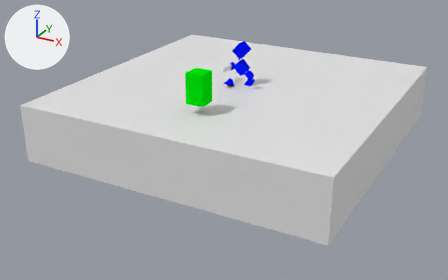
The Blender file Unity/Assets/Personagem/Abejide/Abejide.blend: old version first, new version second.
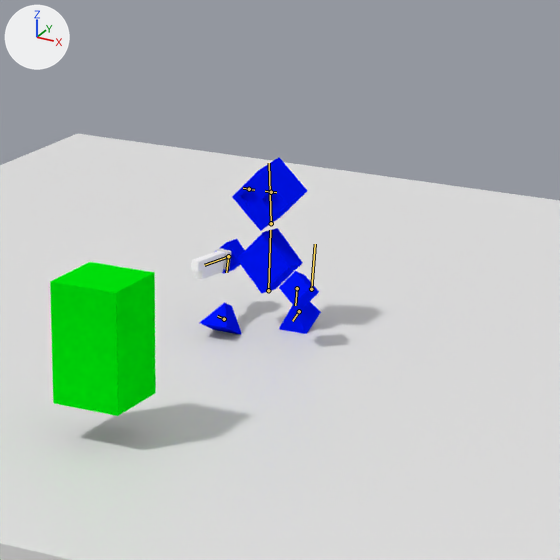
Each version is shown whole from a 50 mm camera at (18.68, -36.42, 14.13) aimed at (-0.37, -1.77, -3.19), then close up on the part from 38% to 71% of the width and 0% to 52% of the height. Arrows for +X, +Y and +Z are at upper left; the lights stay in place. Both versions are drawn at frame 205 of the action 'Sieg_Movendo'; the numbers are the values there. The bones that bend it are drawn over the model as lines in the close-ups.

Names of what the first close-up shows: 'Corpo', 'Inimigo', 'Khopesh', 'Plane'.
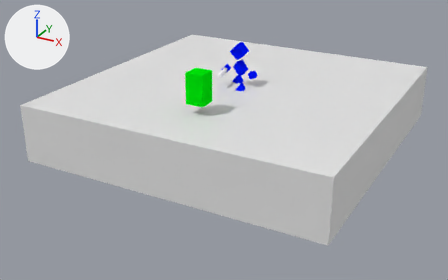
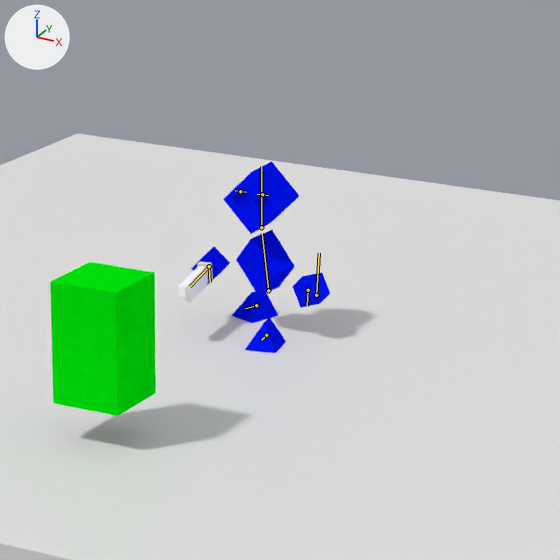
Changed parts and their boxes (x1, y1, x2, y2) in the close-ups (560 x 560 px):
'Corpo', posed (15% wider, 8% taller): before (200, 157, 321, 335); after (191, 161, 330, 353)
'Khopesh', posed: before (191, 248, 231, 280); after (178, 262, 213, 303)
bone 'Bone', root to tip: before (268, 290) to (270, 230); after (268, 290) to (262, 233)
bone 'Bone.002', root to tip: before (271, 223) to (269, 163); after (261, 227) to (261, 166)
bone 'Bone.003', root to tip: before (297, 288) to (295, 305); after (308, 290) to (307, 306)
bone 'Bone.008', root to tip: before (228, 256) to (226, 272); after (209, 266) to (210, 282)
bone 'Bone.001', root to tip: before (299, 311) to (292, 321); after (266, 335) to (261, 340)
bone 'Bone.011', root to tip: before (224, 319) to (217, 316); after (256, 305) to (245, 308)

The edits, one by one:
Bone 'Bone' (bone_bone) turns from (-5, -5, 2) to (9, -25, -1) degrees about its own x, y and z.
Bone 'Bone.002' (bone_bone_002) turns from (9, 5, -1) to (-9, 25, -4) degrees about its own x, y and z.
Bone 'Bone.003' (bone_bone_003) moves from (-0.424, 0.066, -0.002) to (0.164, 0.152, 0.088).
Bone 'Bone.003' (bone_bone_003) turns from (-8, -4, 21) to (3, 5, 9) degrees about its own x, y and z.
Bone 'Bone.008' (bone_bone_008) moves from (0.182, -0.037, 0.055) to (-0.415, -0.05, -0.073).
Bone 'Bone.008' (bone_bone_008) turns from (5, -6, 1) to (2, -32, 3) degrees about its own x, y and z.
Bone 'Bone.001' (bone_bone_001) moves from (0.063, -0.156, -0.077) to (0.023, 0.604, 0.0).
Bone 'Bone.001' (bone_bone_001) turns from (23, 0, 0) to (0, 0, -10) degrees about its own x, y and z.
Bone 'Bone.011' (bone_bone_011) moves from (-0.103, 0.483, -0.059) to (-0.09, -0.324, 0.0).
Bone 'Bone.011' (bone_bone_011) turns from (-28, 0, 0) to (0, 0, 20) degrees about its own x, y and z.
